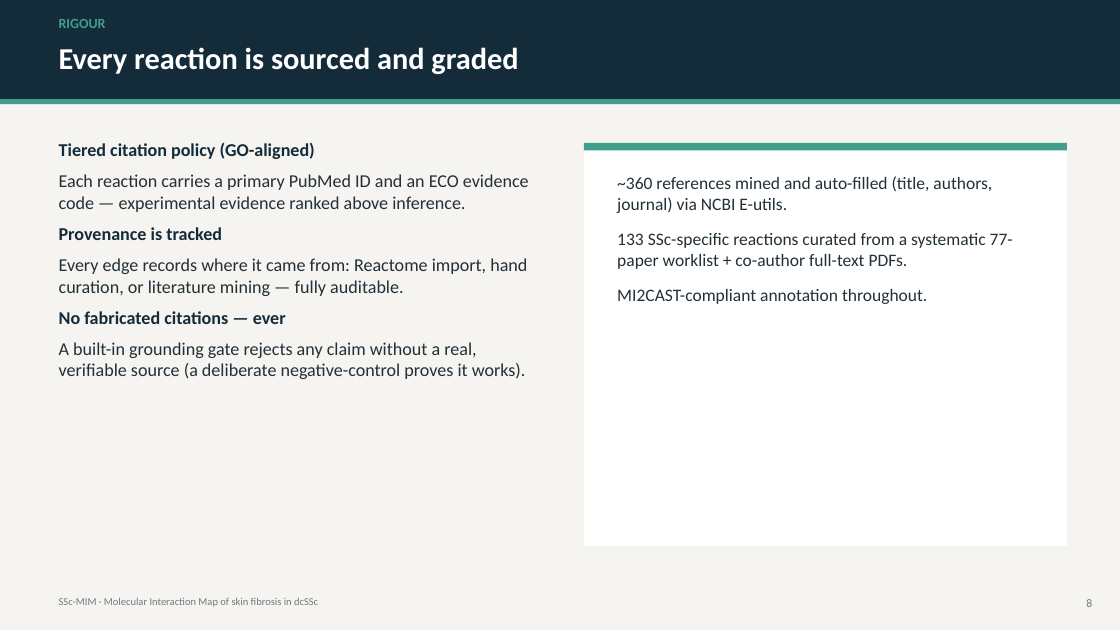
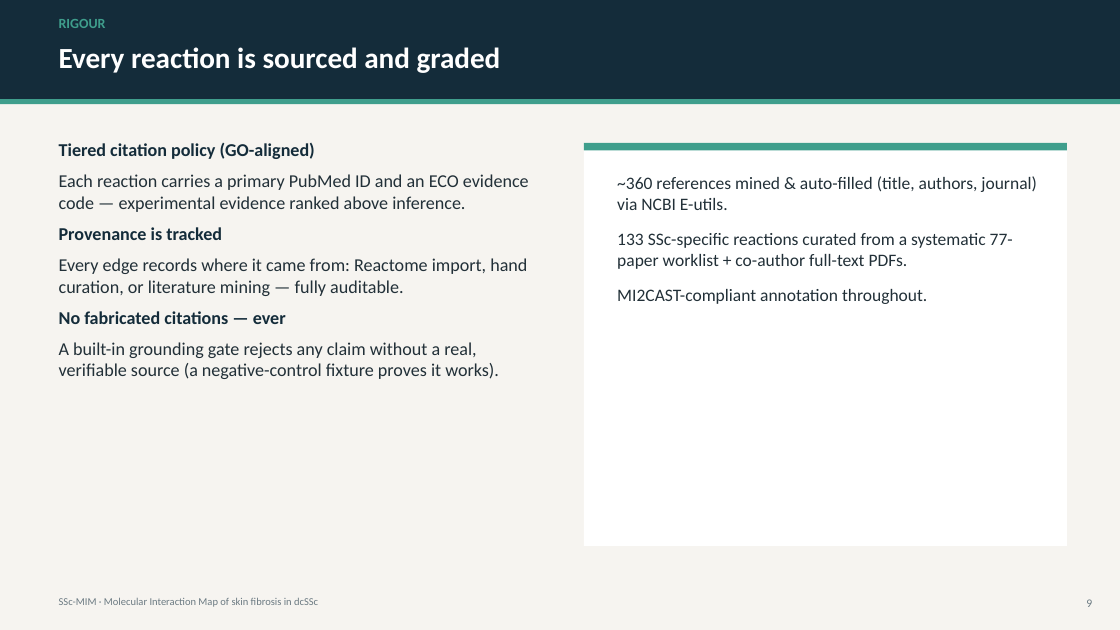
Before and after one commit to Nurtal/IDT_SSc_map, a slide deck: slide 9 of docs/SSc_MIM_presentation.pptx (slide 8 before the commit). Drawn at 1120x630 pixels with LibreOffice and Linux fonts; fonts in the diff are those of the drawing. Boxes give left, top, right and bottom in pixels: in the first picture for what was removed or moved away, otherwise in the second. Text is boxed around its words. In the diff, an @@ line names an element or a change of style, - is before the commit and + after.

```diff
--- a/docs/SSc_MIM_presentation.pptx
+++ b/docs/SSc_MIM_presentation.pptx
@@ text at (x1=59, y1=47, x2=501, y2=73): size 26 to 25 pt in "Every reaction is sourced and graded" @@
@@ text at (x1=617, y1=176, x2=1037, y2=210): text changed @@
-~360 references mined and auto-filled (title, authors, journal) via NCBI E-utils.
+~360 references mined & auto-filled (title, authors, journal) via NCBI E-utils.
@@ text at (x1=59, y1=342, x2=499, y2=379): text changed @@
-A built-in grounding gate rejects any claim without a real, verifiable source (a deliberate negative-control proves it works).
+A built-in grounding gate rejects any claim without a real, verifiable source (a negative-control fixture proves it works).
```
Also in this commit, not shown: 11 other slides changed, 4 slides added, 1 slide removed, 3 other files.
